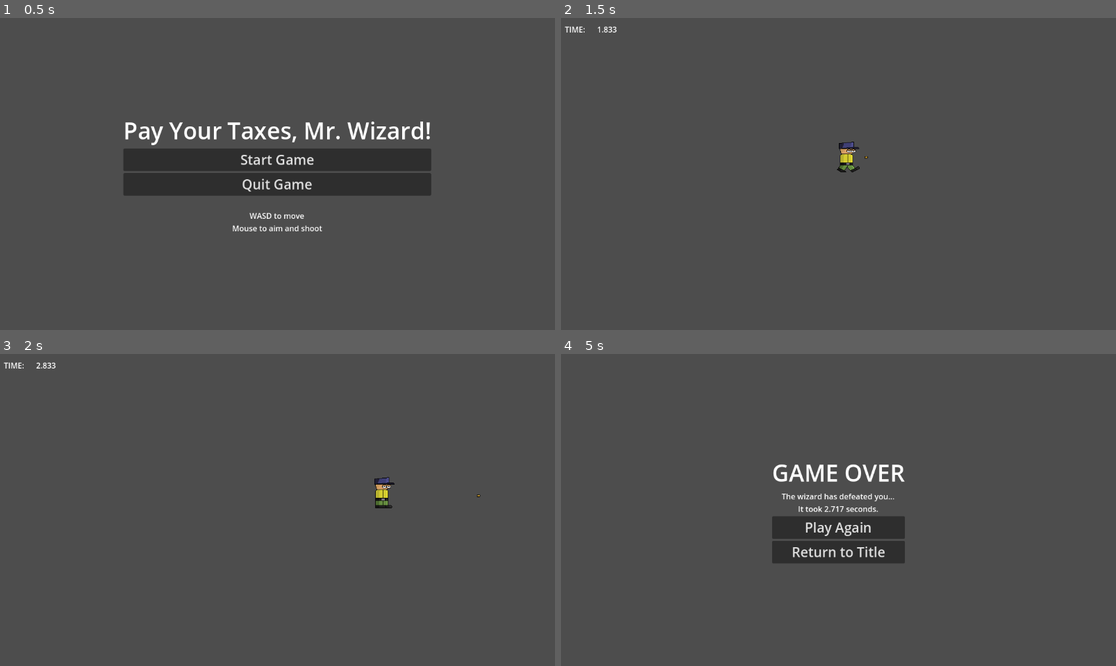
Above: before the commit, frames 1-4 (two rows, left to right).
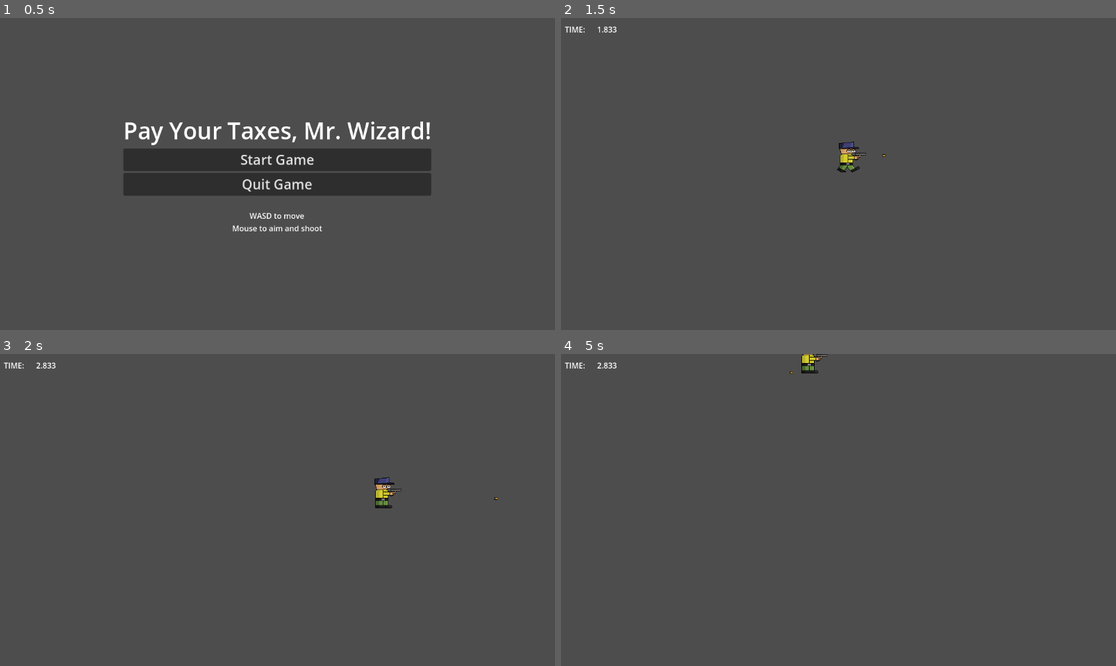
Above: after the commit, the same moments.

Repository: BriarLeaves/gun-wizard-loop-game
Game: Godot game, scene res://start_menu.tscn
Same seed, same stepped clock (60 frames per second), same inputs: the game is played once before the commit and once after it. The engine's default icon, where the game draws it, is replaced by a stand-in: a white triangle on a blue panel in a dark square. Sound files missing from this copy of the repository are replaced by a short silence.
Inputs (mouse positions are in pixels of both pictures, inside the frame that each line leads up to):
- Up to frame 1 (0.5 s): no input
- Up to frame 2 (1.5 s): click "Start Game" at 0.5 s; tap Enter at 1.25 s; move the mouse to (960, 158) at 1.27 s; hold D (move_right) from 1.28 s (still down); click (960, 158) at 1.35 s
- Up to frame 3 (2 s): keep holding D (move_right)
- Up to frame 4 (5 s): move the mouse to (727, 525) at 2.02 s; release D (move_right) at 2.03 s; hold S (move_down) 2.03-2.78 s; click (727, 525) at 2.1 s; move the mouse to (894, 441) at 2.77 s; hold D (move_right) 2.78-3.5 s; click (894, 441) at 2.85 s; click "Play Again" at 3.5 s; tap Space at 4.25 s; move the mouse to (810, 572) at 4.27 s; hold W (move_up) from 4.28 s (still down); click (810, 572) at 4.35 s

Frame 1 is identical in both runs. In frame 2, less than 0.1% of the frame differs, in the area x 51-59%, y 43-46%; in frame 3, less than 0.1%; in frame 4, 4.5%, in the area x 0-62%, y 0-68%.

Commit message:
Added shooting arm

Diff:
--- a/gun-wizard-loop-game/bullet_manager.gd
+++ b/gun-wizard-loop-game/bullet_manager.gd
@@ -2,6 +2,7 @@
 
 @onready var bullet = preload("res://bullet.tscn")
 @onready var player = get_node("../Player")
+@onready var shooting_point = get_node("../Player/Arm/ShootingPoint")
 
 var mouse_position: Vector2 = Vector2.ZERO
 
@@ -10,19 +11,19 @@
 
 # Called when the node enters the scene tree for the first time.
 func _ready() -> void:
-	print(player)
 	pass # Replace with function body.
 
 
 # Called every frame. 'delta' is the elapsed time since the previous frame.
 func _process(delta: float) -> void:
+	print(shooting_point.global_position)
 	pass
 
 
 func _on_player_shoot_bullet() -> void:
 	mouse_position = get_viewport().get_mouse_position()
-	bullet_direction = (mouse_position - player.position).normalized()
+	bullet_direction = (mouse_position - shooting_point.global_position).normalized()
 	var bullet_instance = bullet.instantiate()
 	bullet_instance.velocity = bullet_direction * bullet_speed
-	bullet_instance.position = player.position
+	bullet_instance.position = shooting_point.global_position
 	$"../BulletManager".add_child(bullet_instance)
--- a/gun-wizard-loop-game/player_character.gd
+++ b/gun-wizard-loop-game/player_character.gd
@@ -28,6 +28,10 @@
 		_animated_sprite.play("walking")
 	else:
 		_animated_sprite.play("idle")
+	if velocity.x > 1:
+		_animated_sprite.flip_h = false
+	elif velocity.x < 0:
+		_animated_sprite.flip_h = true
 
 func _physics_process(delta):
 	input()
--- a/gun-wizard-loop-game/player_character.tscn
+++ b/gun-wizard-loop-game/player_character.tscn
@@ -1,7 +1,8 @@
-[gd_scene load_steps=11 format=3 uid="uid://i6n47d8uj3a8"]
+[gd_scene load_steps=12 format=3 uid="uid://i6n47d8uj3a8"]
 
 [ext_resource type="Script" uid="uid://dfal61w0xmc11" path="res://player_character.gd" id="1_02ohv"]
 [ext_resource type="Texture2D" uid="uid://cnkg063y3uo8a" path="res://Assets/player2.png" id="2_5up26"]
+[ext_resource type="Texture2D" uid="uid://cjh57fnjpcuk" path="res://Assets/arm.png" id="3_4akcp"]
 
 [sub_resource type="AtlasTexture" id="AtlasTexture_4akcp"]
 atlas = ExtResource("2_5up26")
@@ -66,6 +67,13 @@
 animation = &"walking"
 frame_progress = 0.707822
 
+[node name="Arm" type="Sprite2D" parent="."]
+texture = ExtResource("3_4akcp")
+offset = Vector2(19, 0)
+
+[node name="ShootingPoint" type="Node2D" parent="Arm"]
+position = Vector2(37, -6)
+
 [node name="Collider" type="CollisionShape2D" parent="."]
 shape = SubResource("RectangleShape2D_5up26")
 
Binary file added: gun-wizard-loop-game/Assets/arm.png
Not shown, added: gun-wizard-loop-game/Assets/arm.png.import
